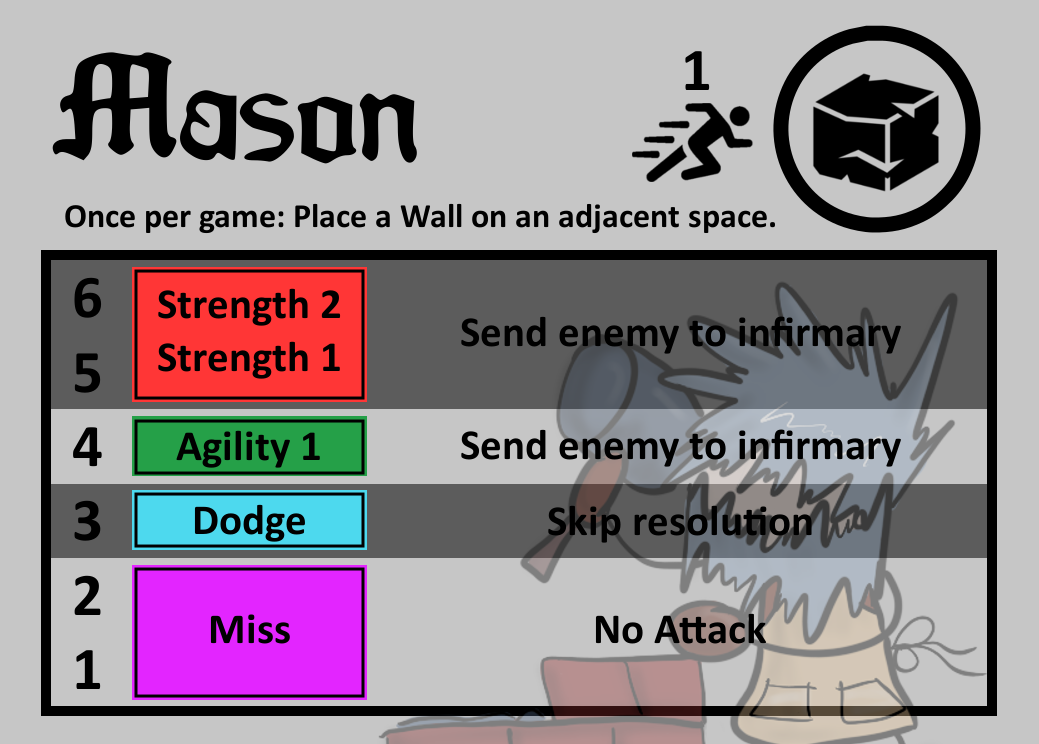
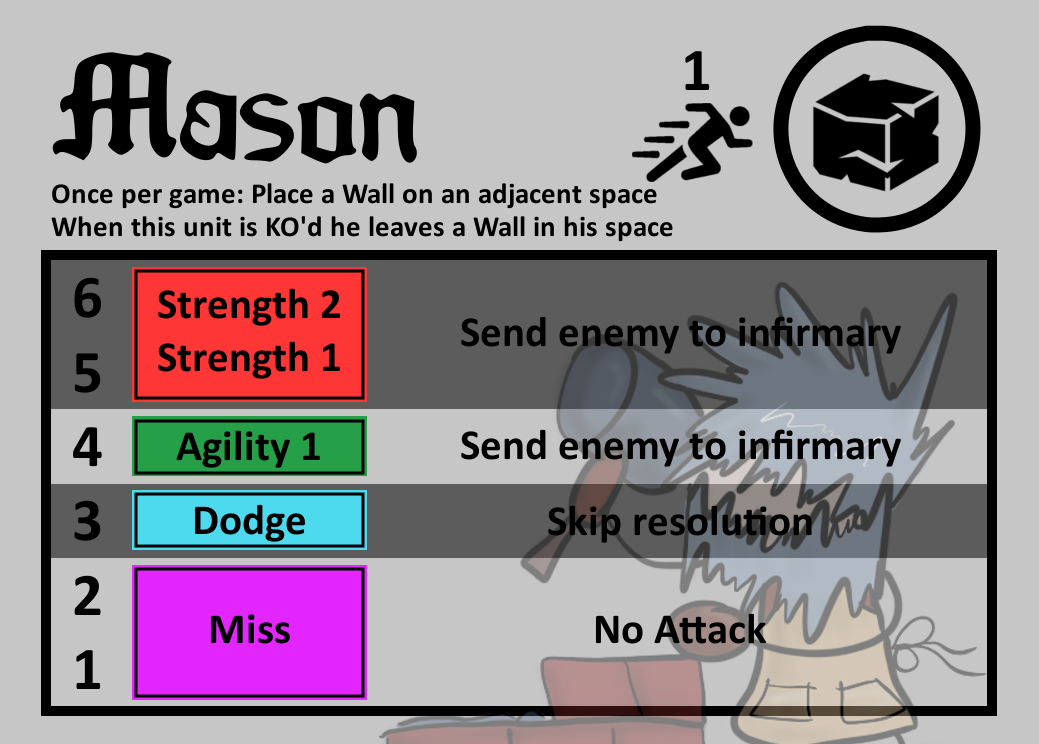
Two versions of the same layered image (1039 × 744). Layer-by-layer changes:
painted on "Ability" over box(51, 183, 775, 242)
